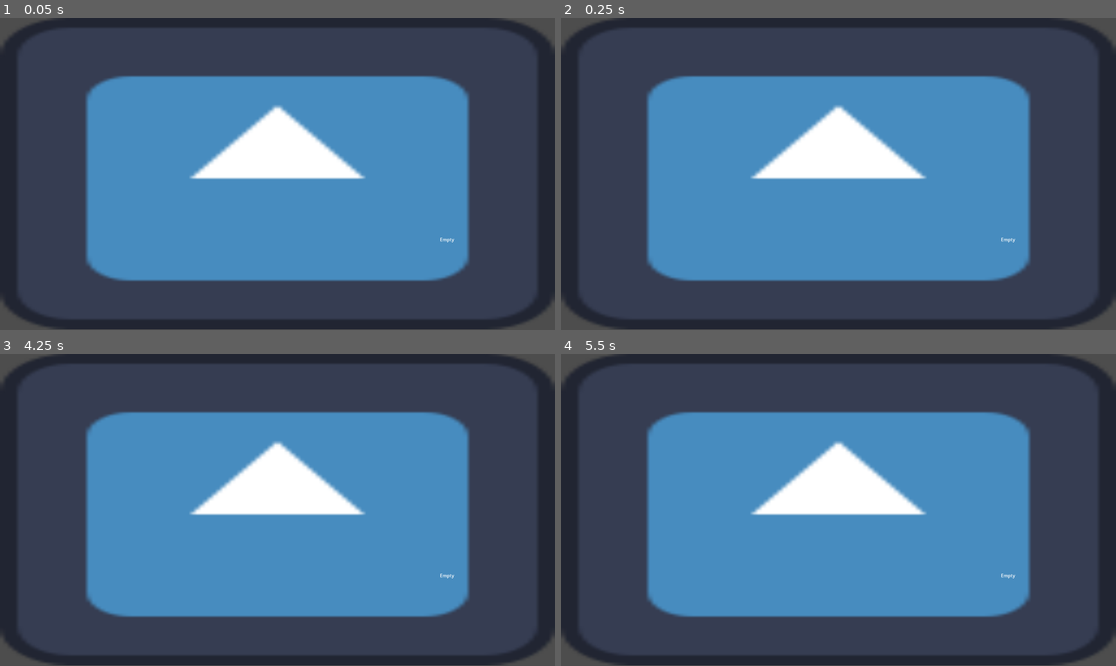
Above: before the commit, frames 1-4 (two rows, left to right).
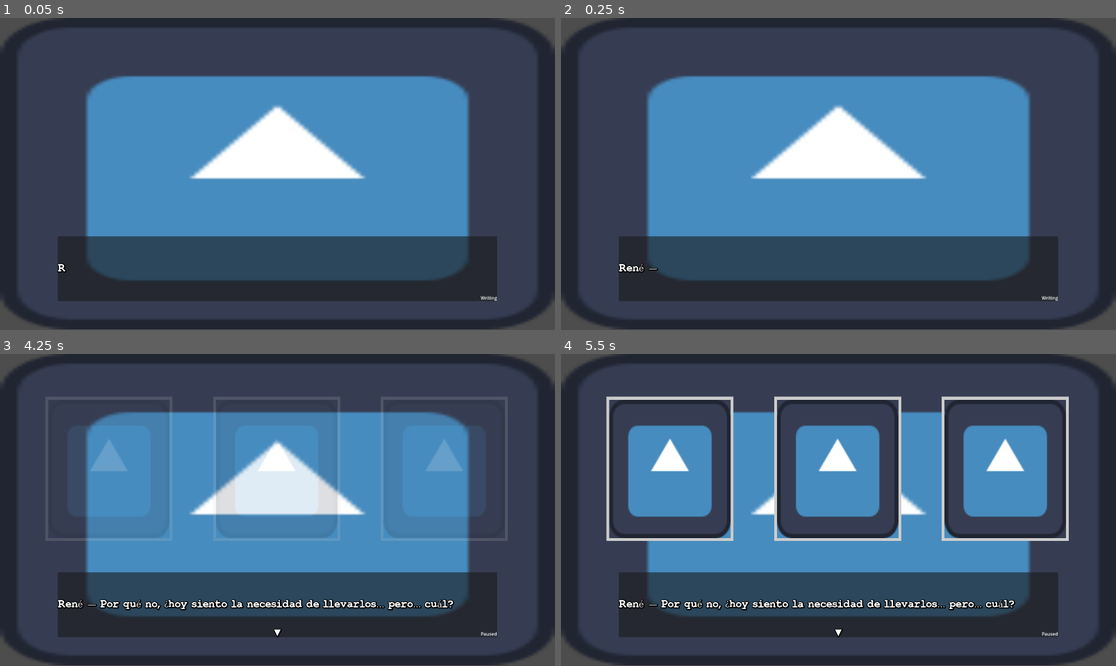
Above: after the commit, the same moments.

Repository: p3drac0/Absolutamente-Nada
Game: Godot game, scene res://src/scenes/each_scene/act_1/scene_3/scene_3.tscn
Two runs of this game, one before a commit and one after it. Both use one fixed random seed, a clock stepped at 60 frames per second and the inputs below. This scene is started directly instead of the project's main scene. The engine's default icon, where the game draws it, is replaced by a stand-in: a white triangle on a blue panel in a dark square.
Inputs:
- Up to frame 1 (0.05 s): no input
- Up to frame 2 (0.25 s): no input
- Up to frame 3 (4.25 s): tap Enter (continue) at 0.5, 2 s; hold Up (up) 0.53-1.28 s; hold Enter (continue) 0.53-1.28 s; hold Down (down) 1.28-2.03 s; tap Backspace (replay) at 1.35, 2.85 s; hold Enter (continue) 2.03-2.78 s; hold Up (up) 2.03-3.53 s; hold Down (down) from 3.53 s (still down); hold Enter (continue) from 3.53 s (still down); tap Escape (Pause) at 4.15 s
- Up to frame 4 (5.5 s): keep holding Down (down); release Enter (continue) at 4.28 s; tap Backspace (replay) at 4.35 s; tap Enter (continue) at 5 s; hold Enter (continue) from 5.03 s (still down)

The runs differ from the first frame. In frame 1, 16% of the frame differs, in the area x 10-90%, y 69-91%; in frame 2, 16%; in frame 3, 21%; in frame 4, 36%, in the area x 8-92%, y 13-91%.

Commit message:
upgraded textbox

Diff:
--- a/assets/fonts/shadow_label.tres
+++ b/assets/fonts/shadow_label.tres
@@ -4,6 +4,6 @@
 
 [resource]
 font = ExtResource("1_f35fa")
-font_size = 45
+font_size = 30
 shadow_size = 13
 shadow_color = Color(0, 0, 0, 1)
--- a/src/scenes/each_scene/act_1/scene_2/scene_2.gd
+++ b/src/scenes/each_scene/act_1/scene_2/scene_2.gd
@@ -9,6 +9,7 @@
 
 func _on_triggering(trigger) -> void:
 
+    print(trigger)
     if trigger == "0":
         text_box.text_label.text = ""
         animation_player.play('photo_in')
@@ -16,4 +17,5 @@
         text_box.fms.play_script_text(1)
 
     elif trigger == "1":
+        print('toy')
         get_tree().change_scene_to_file(NEXT_SCENE)
--- a/src/scenes/each_scene/act_1/scene_2/scene_2.tscn
+++ b/src/scenes/each_scene/act_1/scene_2/scene_2.tscn
@@ -1,7 +1,23 @@
-[gd_scene load_steps=6 format=3 uid="uid://dqt6ugnlk4r68"]
+[gd_scene load_steps=7 format=3 uid="uid://dqt6ugnlk4r68"]
 
 [ext_resource type="PackedScene" uid="uid://cp405qriprfoj" path="res://src/scenes/scene_main.tscn" id="1_w8s1t"]
 [ext_resource type="Script" uid="uid://c2qtg1pbkudva" path="res://src/scenes/each_scene/act_1/scene_2/scene_2.gd" id="2_cn354"]
+[ext_resource type="Script" uid="uid://bf28w1u3eef74" path="res://src/scenes/each_scene/act_1/scene_2/scene_2_text.gd" id="3_cn354"]
+
+[sub_resource type="Animation" id="Animation_cn354"]
+length = 0.001
+tracks/0/type = "value"
+tracks/0/imported = false
+tracks/0/enabled = true
+tracks/0/path = NodePath("ColorRect:self_modulate")
+tracks/0/interp = 1
+tracks/0/loop_wrap = true
+tracks/0/keys = {
+"times": PackedFloat32Array(0),
+"transitions": PackedFloat32Array(1),
+"update": 0,
+"values": [Color(1, 1, 1, 1)]
+}
 
 [sub_resource type="Animation" id="Animation_w8s1t"]
 resource_name = "photo_in"
@@ -17,21 +33,6 @@
 "transitions": PackedFloat32Array(1, 1),
 "update": 0,
 "values": [Color(1, 1, 1, 1), Color(1, 1, 1, 0)]
-}
-
-[sub_resource type="Animation" id="Animation_cn354"]
-length = 0.001
-tracks/0/type = "value"
-tracks/0/imported = false
-tracks/0/enabled = true
-tracks/0/path = NodePath("ColorRect:self_modulate")
-tracks/0/interp = 1
-tracks/0/loop_wrap = true
-tracks/0/keys = {
-"times": PackedFloat32Array(0),
-"transitions": PackedFloat32Array(1),
-"update": 0,
-"values": [Color(1, 1, 1, 1)]
 }
 
 [sub_resource type="AnimationLibrary" id="AnimationLibrary_kj81w"]
@@ -58,12 +59,7 @@
 color = Color(0.096204735, 0.09620475, 0.096204735, 1)
 
 [node name="TextBox" parent="." index="4"]
-anchor_right = 0.83900005
-anchor_bottom = 0.859
-offset_left = 652.39996
-offset_top = 66.27997
-offset_right = -564.8801
-offset_bottom = -149.72003
+text_data = ExtResource("3_cn354")
 
 [node name="ConversationLog" parent="." index="5"]
 self_modulate = Color(1, 1, 1, 0)
--- a/src/scenes/each_scene/act_1/scene_3/scene_3.gd
+++ b/src/scenes/each_scene/act_1/scene_3/scene_3.gd
@@ -1 +1,19 @@
-extends Node
+extends SceneMain
+
+const NEXT_SCENE: String = "res://src/scenes/each_scene/act_1/scene_4/scene_4.tscn"
+
+func start_scene() -> void:
+    text_box.fms.play_script_text(0)
+
+    pass
+
+func _on_triggering(trigger) -> void:
+
+    if trigger == "0":
+        text_box.text_label.text = ""
+        animation_player.play('photo_in')
+        await animation_player.animation_finished
+        text_box.fms.play_script_text(1)
+
+    elif trigger == "1":
+        get_tree().change_scene_to_file(NEXT_SCENE)
--- a/src/scenes/each_scene/act_1/scene_3/scene_3_text.gd
+++ b/src/scenes/each_scene/act_1/scene_3/scene_3_text.gd
@@ -1 +1,12 @@
 extends Node
+
+var text_dict: Dictionary = {
+        0: {
+            "text":["Espera, ¿Me pondré uno de los anillos?","Por qué no, ¿hoy siento la necesidad de llevarlos… pero… cuál?"],
+
+            "choices": ["Lo clásico siempre triunfa, vamos con el fino.","¿El grueso? Es más frio e incómodo, pero viendo como se ha puesto el día, parece que acompaña."],
+            "answers": [],
+            "triggers": [],
+            "actors": ["René"]
+            },
+        }
--- a/src/scenes/scene_main.tscn
+++ b/src/scenes/scene_main.tscn
@@ -25,15 +25,6 @@
 
 [node name="TextBox" parent="." instance=ExtResource("1_b51e8")]
 layout_mode = 1
-anchors_preset = -1
-anchor_left = 0.20500001
-anchor_top = 0.65900004
-anchor_right = 0.82900006
-anchor_bottom = 0.80200005
-offset_left = 1089.3999
-offset_top = 35.27997
-offset_right = -108.68005
-offset_bottom = -119.160034
 
 [node name="ConversationLog" parent="." instance=ExtResource("3_xe301")]
 layout_mode = 1
--- a/src/text_box/choosing_state.gd
+++ b/src/text_box/choosing_state.gd
@@ -4,8 +4,11 @@
 
 @export var spacing_per_choice: float = 30
 
+@onready var text_label : Label = $"../../PanelContainer/Text"
+@onready var arrow : Label = $"../../PanelContainer/Arrow"
+
 @onready var fms: Node = get_parent()
-@onready var choices_container: VBoxContainer = $"../../Container/Choices"
+@onready var choices_container: VBoxContainer = $"../../Choices"
 
 @onready var choices_text: Array
 @onready var answers_text: Array
@@ -19,7 +22,7 @@
     #hide text
     #$"../../Container/Text".text=""
     #$"../../Container/Text".visible = false
-    $"../../Container/Arrow".visible = false
+    arrow.visible = false
 
     marked_choice = 0
     choices_container.visible = true
--- a/src/text_box/empty_state.gd
+++ b/src/text_box/empty_state.gd
@@ -1,9 +1,12 @@
 extends State
 
+@onready var text_label : Label = $"../../PanelContainer/Text"
+@onready var arrow : Label = $"../../PanelContainer/Arrow"
+
 func enter(_previous_state_key: String):
-    $"../../Container/Text".visible_characters = 0
+    text_label.visible_characters = 0
     $"../../AnimationPlayer".stop()
-    $"../../Container/Arrow".visible = false
+    arrow.visible = false
     $"../../AudioStreamPlayer".stop()
 
 func start_writing():
--- a/src/text_box/paused_state.gd
+++ b/src/text_box/paused_state.gd
@@ -1,6 +1,8 @@
 extends State
 
 @onready var fms : Node = get_parent()
+@onready var text_label : Label = $"../../PanelContainer/Text"
+@onready var arrow : Label = $"../../PanelContainer/Arrow"
 
 func enter(_previous_state_name : String):
     $"../../AnimationPlayer".play("arrow_blink")
@@ -8,7 +10,7 @@
 func handle_input(_event: InputEvent) -> void:
     if _event.is_action_pressed("ui_accept"):
         $"../../AnimationPlayer".stop()
-        $"../../Container/Arrow".visible = false
+        arrow.visible = false
 
         if fms.text_ind < fms.max_text_ind:
             fms.text_ind += 1
@@ -20,6 +22,7 @@
                 fms.trigger_choice = ""
 
             elif fms.all_choices.size() == 0:
+                print(fms.text_id)
                 fms.emit_trigger_signal(str(fms.text_id))
 
             else:
--- a/src/text_box/state_label.gd
+++ b/src/text_box/state_label.gd
@@ -1,4 +1,4 @@
 extends Label
 
 func _process(_delta: float) -> void:
-    text=$"../FMS".current_state.name
+    text = $"../../FMS".current_state.name
--- a/src/text_box/text_box.gd
+++ b/src/text_box/text_box.gd
@@ -4,8 +4,8 @@
 @export var text_data : Script
 
 @onready var fms : Node = $FMS
-@onready var text_label : Label = $Container/Text
-@onready var arrow : Label = $Container/Arrow
+@onready var text_label : Label = $PanelContainer/Text
+@onready var arrow : Label = $PanelContainer/Arrow
 
 @onready var text_dict : Dictionary =  text_data.new().text_dict
 
--- a/src/text_box/text_box.tscn
+++ b/src/text_box/text_box.tscn
@@ -1,8 +1,8 @@
 [gd_scene load_steps=17 format=3 uid="uid://c66gmewmfxc0f"]
 
 [ext_resource type="Script" uid="uid://dbljnlr377p6r" path="res://src/text_box/text_box.gd" id="1_daun3"]
+[ext_resource type="Script" uid="uid://djwr2a44b327c" path="res://src/scenes/each_scene/act_1/scene_3/scene_3_text.gd" id="2_iauxq"]
 [ext_resource type="LabelSettings" uid="uid://ca41asmhqaxc2" path="res://assets/fonts/shadow_label.tres" id="2_lc1ml"]
-[ext_resource type="Script" uid="uid://bf28w1u3eef74" path="res://src/scenes/each_scene/act_1/scene_2/scene_2_text.gd" id="2_qjvr6"]
 [ext_resource type="AudioStream" uid="uid://c7uq85vuqj2dk" path="res://assets/sounds/typewriter.mp3" id="3_qjvr6"]
 [ext_resource type="Script" uid="uid://dvdukcco1gpvl" path="res://src/text_box/text_fms.gd" id="4_xdp5p"]
 [ext_resource type="Script" uid="uid://uswmx6g2l8iy" path="res://src/text_box/writing_state.gd" id="5_44qgq"]
@@ -27,7 +27,7 @@
 tracks/0/type = "value"
 tracks/0/imported = false
 tracks/0/enabled = true
-tracks/0/path = NodePath("Container/Arrow:visible")
+tracks/0/path = NodePath("PanelContainer/Arrow:visible")
 tracks/0/interp = 1
 tracks/0/loop_wrap = true
 tracks/0/keys = {
@@ -44,7 +44,7 @@
 tracks/0/type = "value"
 tracks/0/imported = false
 tracks/0/enabled = true
-tracks/0/path = NodePath("Container/Arrow:visible")
+tracks/0/path = NodePath("PanelContainer/Arrow:visible")
 tracks/0/interp = 1
 tracks/0/loop_wrap = true
 tracks/0/keys = {
@@ -62,64 +62,64 @@
 
 [node name="TextBox" type="Control"]
 layout_mode = 3
-anchors_preset = 0
-offset_left = 1115.0
-offset_top = -2.3200002
-offset_right = 1115.0
-offset_bottom = -2.3200002
+anchor_top = 0.7
+anchor_right = 1.0
+anchor_bottom = 1.0
+offset_left = 200.0
+offset_right = -200.0
+offset_bottom = -100.0
+grow_horizontal = 2
+grow_vertical = 2
 size_flags_horizontal = 4
 size_flags_vertical = 4
 script = ExtResource("1_daun3")
-text_data = ExtResource("2_qjvr6")
+text_data = ExtResource("2_iauxq")
 
-[node name="Container" type="TextureRect" parent="."]
-self_modulate = Color(1, 1, 1, 0)
+[node name="PanelContainer" type="PanelContainer" parent="."]
 layout_mode = 1
-anchors_preset = -1
-offset_left = -558.0
-offset_right = 558.0
-offset_bottom = 153.0
-grow_horizontal = 2
-grow_vertical = 0
-texture = SubResource("GradientTexture2D_tjo2i")
-
-[node name="Text" type="Label" parent="Container"]
-layout_mode = 1
-anchors_preset = -1
-anchor_left = 0.022000002
-anchor_top = 0.072000004
-anchor_right = 0.022000002
-anchor_bottom = 0.072000004
-offset_left = -24.552002
-offset_top = -11.016001
-offset_right = 1929.448
-offset_bottom = 255.984
+anchors_preset = 15
+anchor_right = 1.0
+anchor_bottom = 1.0
 grow_horizontal = 2
 grow_vertical = 2
-scale = Vector2(0.5, 0.5)
+
+[node name="TextBoxBackground" type="TextureRect" parent="PanelContainer"]
+self_modulate = Color(1, 1, 1, 0)
+layout_mode = 2
+texture = SubResource("GradientTexture2D_tjo2i")
+metadata/_edit_use_anchors_ = true
+
+[node name="Text" type="Label" parent="PanelContainer"]
+custom_minimum_size = Vector2(720, 200)
+layout_mode = 2
 text = "No es verdad, ángel de amor, que en aquella apartada orilla, más rica es la empanadilla y sabe francamente mejor?"
 label_settings = ExtResource("2_lc1ml")
 vertical_alignment = 1
 autowrap_mode = 2
 visible_characters_behavior = 1
 
-[node name="Arrow" type="Label" parent="Container"]
-layout_mode = 0
-offset_left = 481.0
-offset_top = 104.0
-offset_right = 557.0
-offset_bottom = 165.0
-scale = Vector2(0.5, 0.5)
+[node name="Arrow" type="Label" parent="PanelContainer"]
+layout_mode = 2
+size_flags_horizontal = 4
+size_flags_vertical = 8
 text = "▼"
 label_settings = ExtResource("2_lc1ml")
 
-[node name="Choices" type="VBoxContainer" parent="Container"]
+[node name="StateLabel" type="Label" parent="PanelContainer"]
+layout_mode = 2
+size_flags_horizontal = 8
+size_flags_vertical = 8
+script = ExtResource("10_3ftsg")
+
+[node name="Choices" type="VBoxContainer" parent="."]
 layout_mode = 1
 anchors_preset = -1
-offset_left = 718.0
-offset_top = -156.68
-offset_right = 901.0
-offset_bottom = 3.3200073
+anchor_left = 0.813
+anchor_top = -0.95600003
+anchor_right = 1.0
+offset_top = -80.25598
+grow_horizontal = 2
+grow_vertical = 2
 
 [node name="AnimationPlayer" type="AnimationPlayer" parent="."]
 libraries = {
@@ -148,11 +148,3 @@
 
 [node name="Choosing" type="Node" parent="FMS"]
 script = ExtResource("9_ngdqp")
-
-[node name="StateLabel" type="Label" parent="."]
-layout_mode = 0
-offset_left = 39.0
-offset_top = 8.0
-offset_right = 695.0
-offset_bottom = 119.0
-script = ExtResource("10_3ftsg")
--- a/src/text_box/text_fms.gd
+++ b/src/text_box/text_fms.gd
@@ -22,12 +22,15 @@
 func emit_text_to_add_signal(text_to_add_: String, who_: String):
     emit_signal('text_to_add', text_to_add_, who_)
 
-func play_script_text(text_id: int):
+func play_script_text(id: int):
 
     var text_dict : Dictionary = get_parent().text_dict
+
     #The FMS checks if it is posible to play the script
     current_state = get_node("Empty")
     trigger_choice = ""
+
+    text_id = id
 
     text =  text_dict[text_id]["text"]
     all_choices = text_dict[text_id]["choices"]
--- a/src/text_box/writing_state.gd
+++ b/src/text_box/writing_state.gd
@@ -1,7 +1,7 @@
 extends State
 
-@onready var text_label : Label = $"../../Container/Text"
-@onready var arrow : Label = $"../../Container/Arrow"
+@onready var text_label : Label = $"../../PanelContainer/Text"
+@onready var arrow : Label = $"../../PanelContainer/Arrow"
 @onready var audio_stream : AudioStreamPlayer = $"../../AudioStreamPlayer"
 @onready var fms : Node = get_parent()
 
